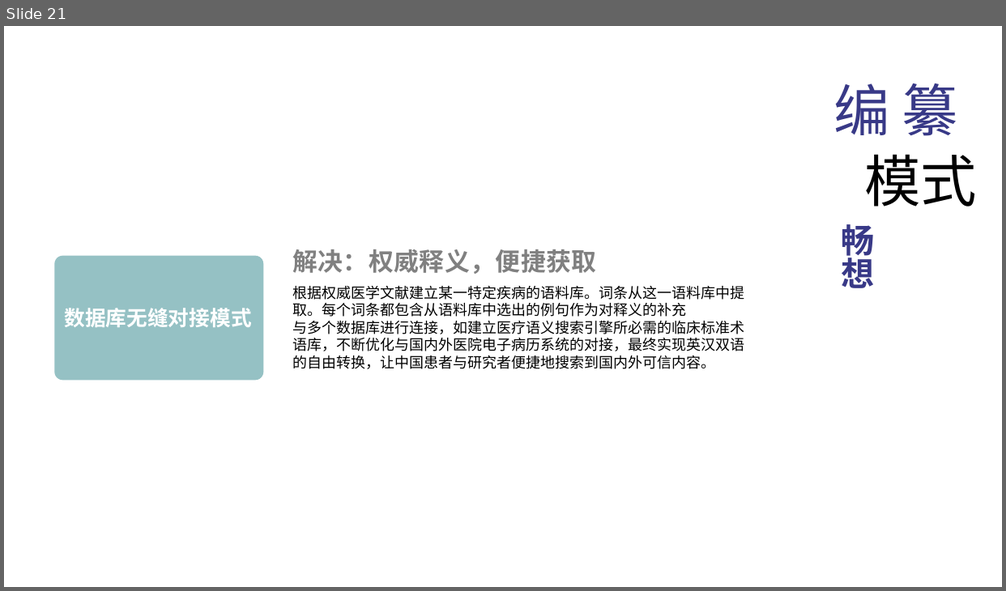
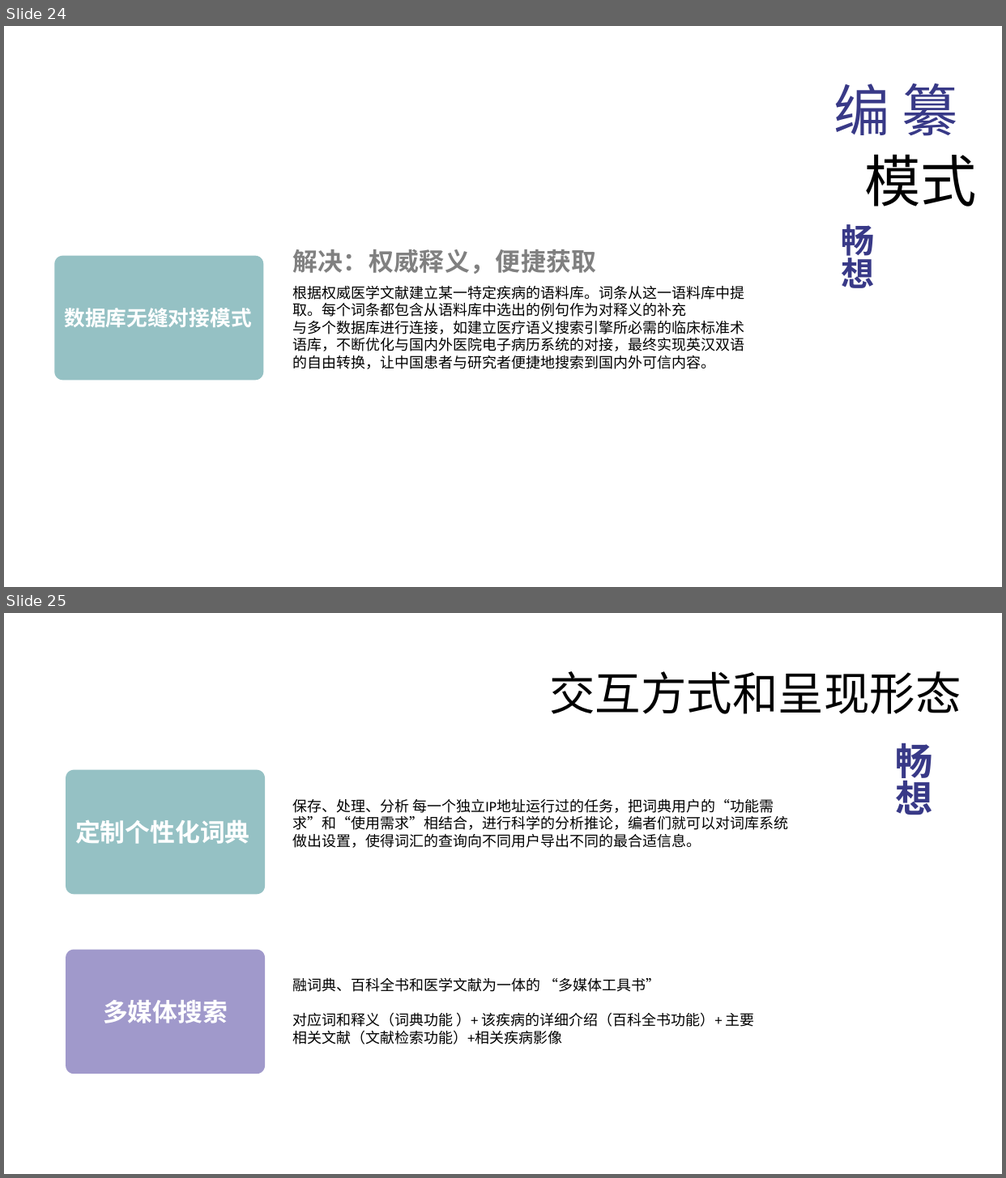
Before and after one commit to peijiawen98/TLK_1107, a slide deck: 电子词典需求分析.pptx. Shown one above the other, each under a label of ours: slide 21 before the commit, slides 24 and 25 after it. The pictures are 1006x591 and 1006x1178 pixels, drawn with LibreOffice and Linux fonts; fonts in the diff are those of the drawing. Boxes give left, top, right and bottom in pixels: in the first picture for what was removed or moved away, otherwise in the second. Text is boxed around its words. In the diff, an @@ line names an element or a change of style, - is before the commit and + after.

```diff
--- a/电子词典需求分析.pptx
+++ b/电子词典需求分析.pptx
@@ slide 25 added at (4, 613, 1002, 1174), background #FFFFFF @@
@@ text added at (549, 671, 961, 714), 44 pt, text #000000 @@
+交互方式和呈现形态
@@ text added at (895, 743, 932, 815), 36 pt, text #383987, bold @@
+畅想
@@ rounded rectangle added at (66, 770, 265, 895), fill #95C1C4, 24 pt, text #FFFFFF, bold @@
+定制个性化词典
@@ text added at (292, 799, 789, 848), 14 pt, text #000000 @@
+保存、处理、分析 每一个独立IP地址运行过的任务，把词典用户的“功能需求”和“使用需求”相结合，进行科学的分析推论，编者们就可以对词库系统做出设置，使得词汇的查询向不同用户导出不同的最合适信息。
@@ rounded rectangle added at (66, 950, 265, 1074), fill #A099CB, 24 pt, text #FFFFFF, bold @@
+多媒体搜索
@@ text added at (292, 978, 755, 1045), 14 pt, text #000000 @@
+融词典、百科全书和医学文献为一体的 “多媒体工具书”
+对应词和释义（词典功能 ）+ 该疾病的详细介绍（百科全书功能）+ 主要相关文献（文献检索功能）+相关疾病影像
@@ what was slide 21 is now slide 24 @@
```
Also in this commit, not shown: 5 other slides added.
